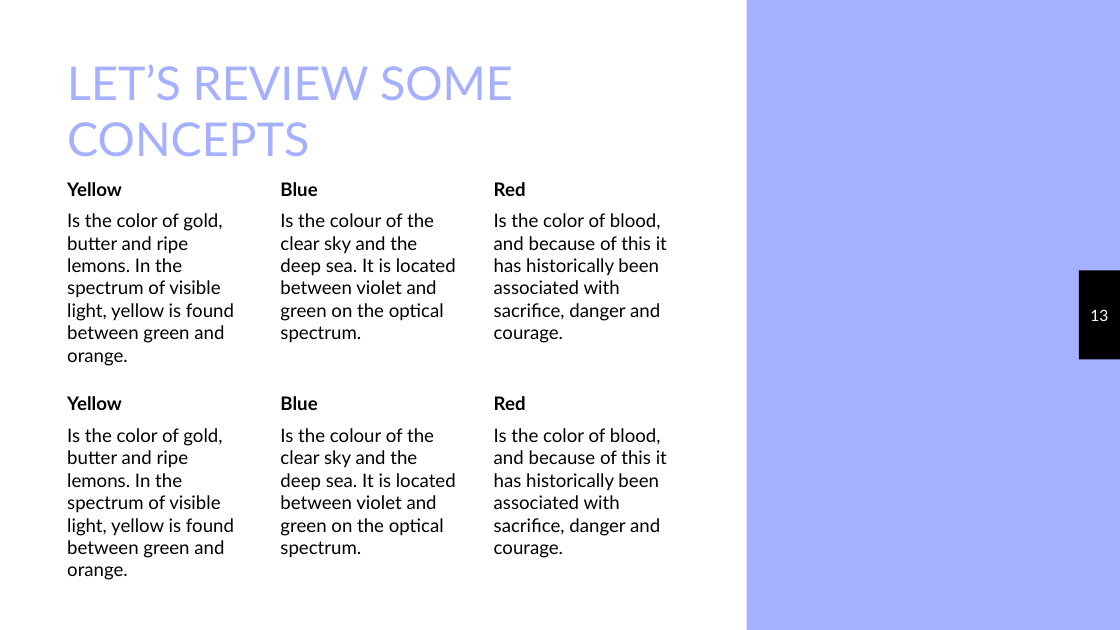
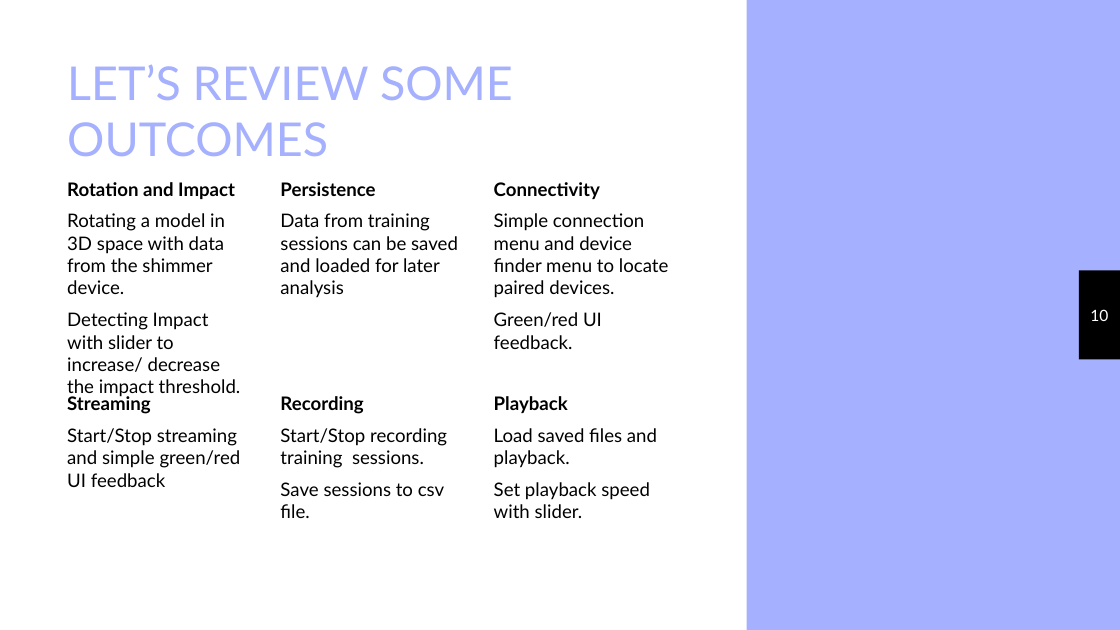
Before and after one commit to SerjiVutinss/Unity_IMU_ImpactAndRotation, a slide deck: slide 10 of SubmissionMaterials/Shimmer Research Presentation.pptx (slide 13 before the commit). Drawn at 1120x630 pixels with LibreOffice and Linux fonts; fonts in the diff are those of the drawing. Boxes give left, top, right and bottom in pixels: in the first picture for what was removed or moved away, otherwise in the second. Text is boxed around its words. In the diff, an @@ line names an element or a change of style, - is before the commit and + after.

Commit message:
updated presentation slides

```diff
--- a/SubmissionMaterials/Shimmer Research Presentation.pptx
+++ b/SubmissionMaterials/Shimmer Research Presentation.pptx
@@ title at box(67, 64, 513, 156): text changed @@
-LET’S REVIEW SOME CONCEPTS
+LET’S REVIEW SOME OUTCOMES
@@ text at box(67, 182, 241, 398): text changed @@
-Yellow
-Is the color of gold, butter and ripe lemons. In the spectrum of visible light, yellow is found between green and orange.
+Rotation and Impact
+Rotating a model in 3D space with data from the shimmer device.
+Detecting Impact with slider to increase/ decrease the impact threshold.
@@ text at box(280, 182, 458, 298): text changed @@
-Blue
-Is the colour of the clear sky and the deep sea. It is located between violet and green on the optical spectrum.
+Persistence
+Data from training sessions can be saved and loaded for later analysis
@@ text at box(494, 182, 669, 349): text changed @@
-Red
-Is the color of blood, and because of this it has historically been associated with sacrifice, danger and courage.
+Connectivity
+Simple connection menu and device finder menu to locate paired devices.
+Green/red UI feedback.
@@ page number at box(1090, 309, 1108, 321): text changed @@
-13
+10
@@ text at box(67, 394, 241, 487): text changed @@
-Yellow
-Is the color of gold, butter and ripe lemons. In the spectrum of visible light, yellow is found between green and orange.
+Streaming
+Start/Stop streaming and simple green/red UI feedback
@@ text at box(280, 396, 447, 518): text changed @@
-Blue
-Is the colour of the clear sky and the deep sea. It is located between violet and green on the optical spectrum.
+Recording
+Start/Stop recording training sessions.
+Save sessions to csv file.
@@ text at box(494, 396, 657, 518): text changed @@
-Red
-Is the color of blood, and because of this it has historically been associated with sacrifice, danger and courage.
+Playback
+Load saved files and playback.
+Set playback speed with slider.
```
Also in this commit, not shown: 3 other slides changed, 4 slides added, 12 slides removed.
